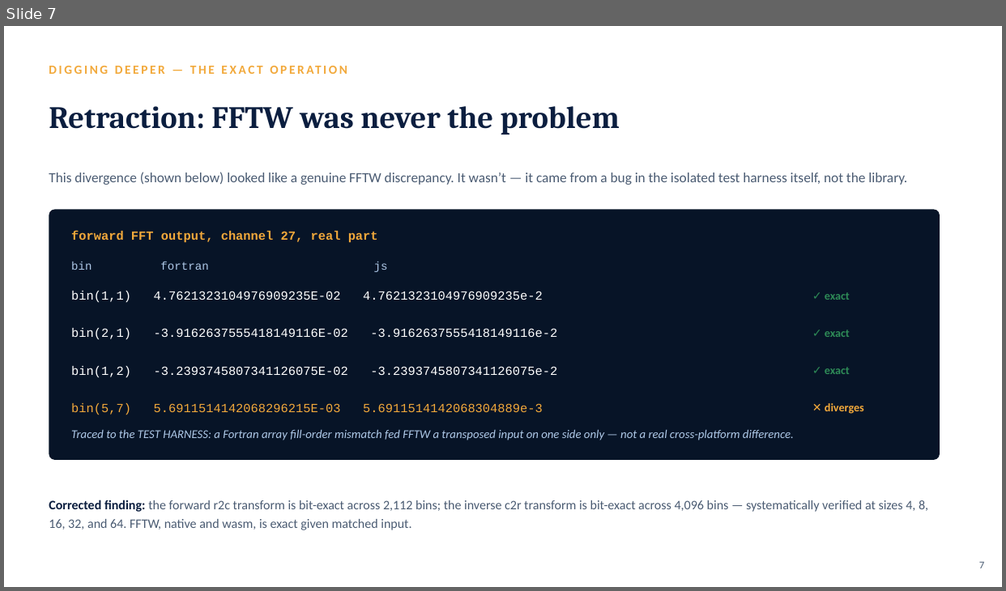
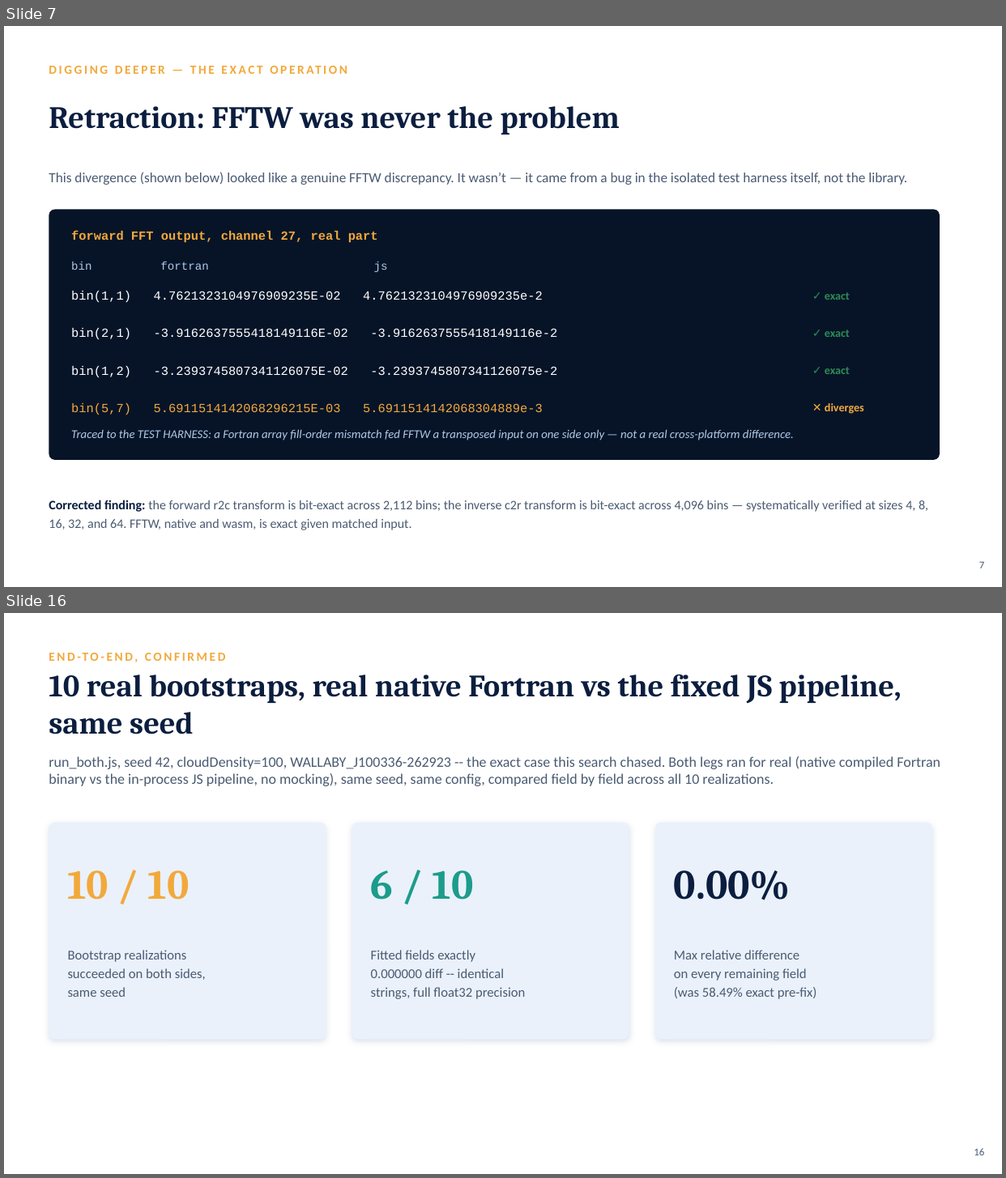
Before and after one commit to dan-distributive/3KIDNAS, a slide deck: ChasingTheLastULP.pptx. Shown one above the other, each under a label of ours: slide 7 before the commit, slides 7 and 16 after it; the slides between them are not shown. The pictures are 1006x591 and 1006x1178 pixels, drawn with LibreOffice and Linux fonts; fonts in the diff are those of the drawing. Boxes give left, top, right and bottom in pixels: in the first picture for what was removed or moved away, otherwise in the second. Text is boxed around its words. In the diff, an @@ line names an element or a change of style, - is before the commit and + after.

```diff
--- a/ChasingTheLastULP.pptx
+++ b/ChasingTheLastULP.pptx
@@ slide 16 added at box(4, 613, 1002, 1174), background #FFFFFF @@
@@ text added at box(49, 643, 648, 669), 12 pt, text #F2A93B, bold @@
+END-TO-END, CONFIRMED
@@ text added at box(49, 674, 901, 735), 30 pt, text #0B1E3F, bold @@
+10 real bootstraps, real native Fortran vs the fixed JS pipeline, same seed
@@ text added at box(49, 756, 940, 786), 14 pt, text #4A5B72 @@
+run_both.js, seed 42, cloudDensity=100, WALLABY_J100336-262923 -- the exact case this search chased. Both legs ran for real (native compiled Fortran binary vs the in-process JS pipeline, no mocking), same seed, same config, compared field by field across all 10 realizations.
@@ rounded rectangle added at box(49, 823, 326, 1040), fill #EAF1FB @@
@@ rounded rectangle added at box(352, 823, 629, 1040), fill #EAF1FB @@
@@ rounded rectangle added at box(655, 823, 932, 1040), fill #EAF1FB @@
@@ text added at box(68, 871, 189, 900), 40 pt, text #F2A93B, bold @@
+10 / 10
@@ text added at box(371, 871, 474, 900), 40 pt, text #1C9C8B, bold @@
+6 / 10
@@ text added at box(674, 871, 791, 901), 40 pt, text #0B1E3F, bold @@
+0.00%
@@ text added at box(68, 950, 206, 997), 13 pt, text #4A5B72 @@
+Bootstrap realizations
+succeeded on both sides,
+same seed
@@ text added at box(371, 950, 525, 999), 13 pt, text #4A5B72 @@
+Fitted fields exactly
+0.000000 diff -- identical
+strings, full float32 precision
@@ text added at box(674, 950, 817, 999), 13 pt, text #4A5B72 @@
+Max relative difference
+on every remaining field
+(was 58.49% exact pre-fix)
@@ text added at box(974, 1148, 984, 1156), 10 pt, text #4A5B72 @@
+16
```
Also in this commit, not shown: 8 slides changed, 5 other slides added, 5 other files.
